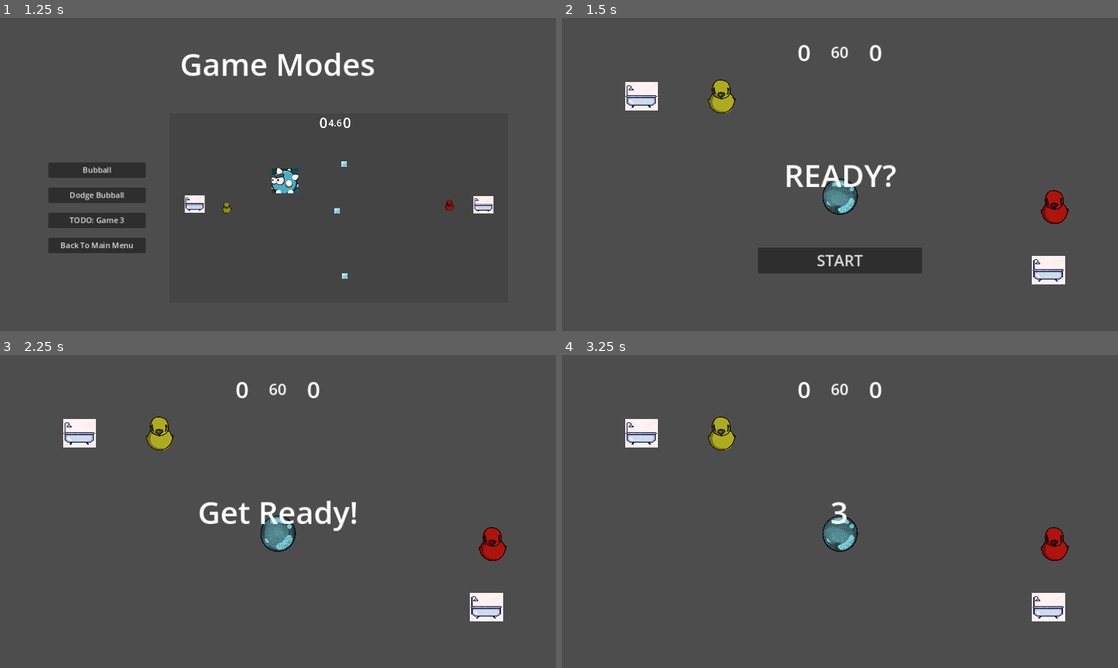
Above: before the commit, frames 1-4 (two rows, left to right).
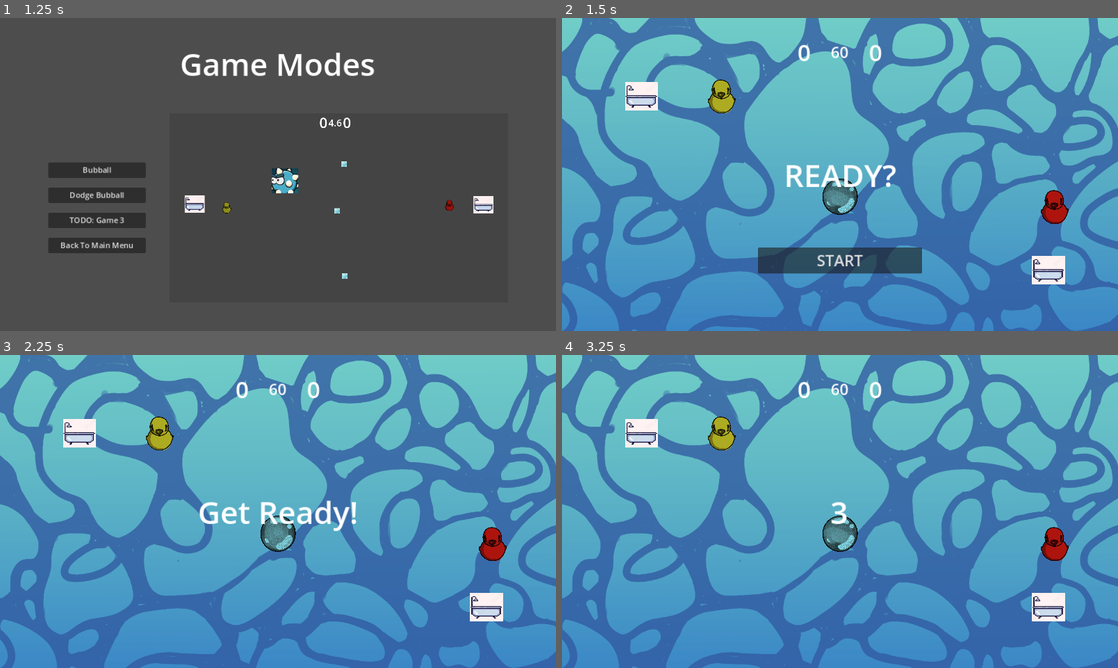
Above: after the commit, the same moments.

Repository: pmaitland/GGJ2025
Game: Godot game, scene res://scenes/MainScreen.tscn
The game is run twice, just before and just after one commit, with the same random seed, the same clock (stepped at 60 frames per second) and the same inputs.
Inputs:
- Up to frame 1 (1.25 s): click "Game Mode" at 0.5 s
- Up to frame 2 (1.5 s): click "Bubball" at 1.25 s
- Up to frame 3 (2.25 s): click "START" at 2 s
- Up to frame 4 (3.25 s): no input

Frame 1 is identical in both runs. In frame 2, 97% of the frame differs, in the area x 0-100%, y 0-100%; in frame 3, 97%; in frame 4, 97%.

Commit message:
backgroundgit statusgit statusgit statusgit statusgit status!

Diff:
--- /dev/null
+++ b/ggj25/scenes/background.tscn
@@ -0,0 +1,11 @@
+[gd_scene load_steps=3 format=3 uid="uid://0h43ol3f3dhp"]
+
+[ext_resource type="SpriteFrames" uid="uid://mcqsphvuqngf" path="res://sprites/background/background.tres" id="1_0ga58"]
+[ext_resource type="Script" path="res://scripts/background.gd" id="1_pq80r"]
+
+[node name="Background" type="Node2D"]
+script = ExtResource("1_pq80r")
+
+[node name="AnimatedSprite2D" type="AnimatedSprite2D" parent="."]
+scale = Vector2(0.625, 0.625)
+sprite_frames = ExtResource("1_0ga58")
--- a/ggj25/scenes/bubbal_game.tscn
+++ b/ggj25/scenes/bubbal_game.tscn
@@ -1,7 +1,8 @@
-[gd_scene load_steps=9 format=3 uid="uid://bxcpb31qgji08"]
+[gd_scene load_steps=10 format=3 uid="uid://bxcpb31qgji08"]
 
 [ext_resource type="PackedScene" uid="uid://bnfisykkl2cb6" path="res://scenes/duck.tscn" id="1_40w4y"]
 [ext_resource type="Script" path="res://scripts/bubball.gd" id="1_pxbye"]
+[ext_resource type="PackedScene" uid="uid://0h43ol3f3dhp" path="res://scenes/background.tscn" id="2_8838l"]
 [ext_resource type="PackedScene" uid="uid://c1jn5x64l5q8v" path="res://scenes/bubble.tscn" id="2_lkvlj"]
 [ext_resource type="PackedScene" uid="uid://bioxevgxmkxd5" path="res://scenes/Goal.tscn" id="4_mjrpk"]
 [ext_resource type="PackedScene" uid="uid://crq1dv00bhbu4" path="res://scenes/Bubball_HUD.tscn" id="5_q1ckn"]
@@ -14,6 +15,9 @@
 [node name="Node2D" type="Node2D"]
 position = Vector2(101, 59)
 script = ExtResource("1_pxbye")
+
+[node name="Background" parent="." instance=ExtResource("2_8838l")]
+position = Vector2(477, 263)
 
 [node name="duck1" parent="." instance=ExtResource("1_40w4y")]
 position = Vector2(230, 100)
--- /dev/null
+++ b/ggj25/scripts/background.gd
@@ -0,0 +1,6 @@
+extends Node2D
+
+@onready var animated_sprite_2d: AnimatedSprite2D = $AnimatedSprite2D
+
+func _ready() -> void:
+	animated_sprite_2d.play()
--- /dev/null
+++ b/ggj25/sprites/background/background.tres
@@ -0,0 +1,14 @@
+[gd_resource type="SpriteFrames" load_steps=2 format=3 uid="uid://mcqsphvuqngf"]
+
+[ext_resource type="Texture2D" uid="uid://bebw02gxq6tsy" path="res://sprites/background/Background_0000.png" id="1_rfxwt"]
+
+[resource]
+animations = [{
+"frames": [{
+"duration": 1.0,
+"texture": ExtResource("1_rfxwt")
+}],
+"loop": true,
+"name": &"default",
+"speed": 5.0
+}]
--- /dev/null
+++ b/ggj25/sprites/background/waves.tres
@@ -0,0 +1,14 @@
+[gd_resource type="SpriteFrames" load_steps=2 format=3 uid="uid://bcwuswdrarfda"]
+
+[ext_resource type="Texture2D" uid="uid://dq350t2l40gwk" path="res://sprites/background/Waves_0000.png" id="1_r26ov"]
+
+[resource]
+animations = [{
+"frames": [{
+"duration": 1.0,
+"texture": ExtResource("1_r26ov")
+}],
+"loop": true,
+"name": &"default",
+"speed": 5.0
+}]
Binary file added: ggj25/sprites/background/Background_0000.png
Not shown, added: ggj25/sprites/background/Background_0000.png.import
Binary file added: ggj25/sprites/background/Background_0001.png
Not shown, added: ggj25/sprites/background/Background_0001.png.import
Binary file added: ggj25/sprites/background/Background_0002.png
Not shown, added: ggj25/sprites/background/Background_0002.png.import
Binary file added: ggj25/sprites/background/Background_0003.png
Not shown, added: ggj25/sprites/background/Background_0003.png.import
Binary file added: ggj25/sprites/background/Background_0004.png
Not shown, added: ggj25/sprites/background/Background_0004.png.import
Binary file added: ggj25/sprites/background/Background_0005.png
Not shown, added: ggj25/sprites/background/Background_0005.png.import
(and 36 more such lines)
